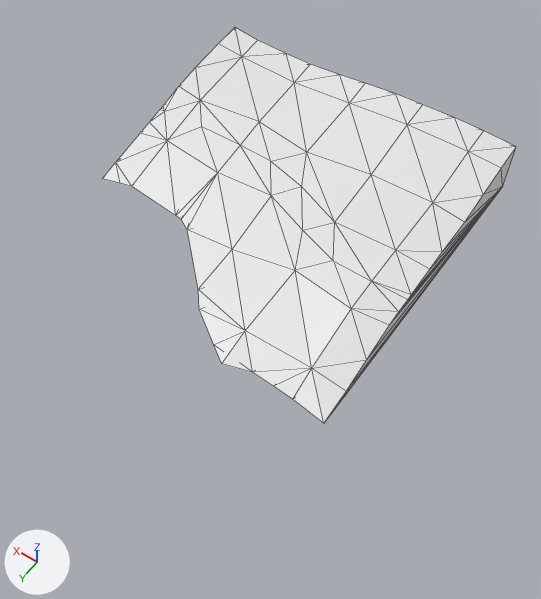
Renders of the glTF model assets/terrain/surface_pieces/surf_5_30.glb from each side of a commit.
One viewpoint serves both versions: a camera (50 mm lens) standing at (-86.97, -36.26, -22.19) and looking at (-82.48, -42.54, -32.05). Lighting does not change. The marker at lower left points along +X, +Y and +Z. The picture after the commit comes second. Mesh edges are drawn as thin lines. Where no turn or scale is listed for an object, it has been applied to the vertices.

In view in the first picture: 'geometry_0'.
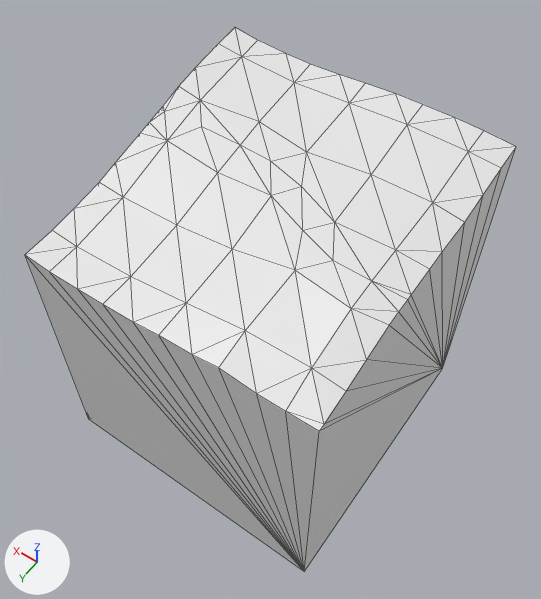
Pixel boxes (x1, y1, x2, y2) of what changed, in the pictures (541 x 599 px; the box of a moved part takes in the faces that stretch with it):
'geometry_0', reshaped (19% wider, 38% taller): before (103, 27, 516, 423); after (25, 27, 516, 572)
part 1 of me_geometry_0, moved or reshaped: before (103, 141, 516, 423); after (25, 141, 516, 572)

What the commit changed:
me_geometry_0 is used by ob_geometry_0; location (0.0, 0.0, 0.0).
me_geometry_0 had 76 vertices, 148 faces and spanned x -85.0..-80.0, y -45.0..-40.06, z -30.0..-29.17.
me_geometry_0 now has 83 vertices, 162 faces and spans x -85.0..-80.0, y -45.0..-40.0, z -35.0..-29.17.
Part 1, on me_geometry_0:
13 vertices are removed from x -85.0..-80.0, y -45.0..-40.06, z -30.0.
67 faces are deleted.
3 vertices move from x -83.26..-80.0, y -41.65..-40.23, z -30.0 to x -83.51..-80.0, y -41.57..-40.0, z -30.1..-30.02.
20 vertices are added at x -85.0..-80.0, y -45.0..-40.0, z -35.0..-30.03.
81 new faces join them.
